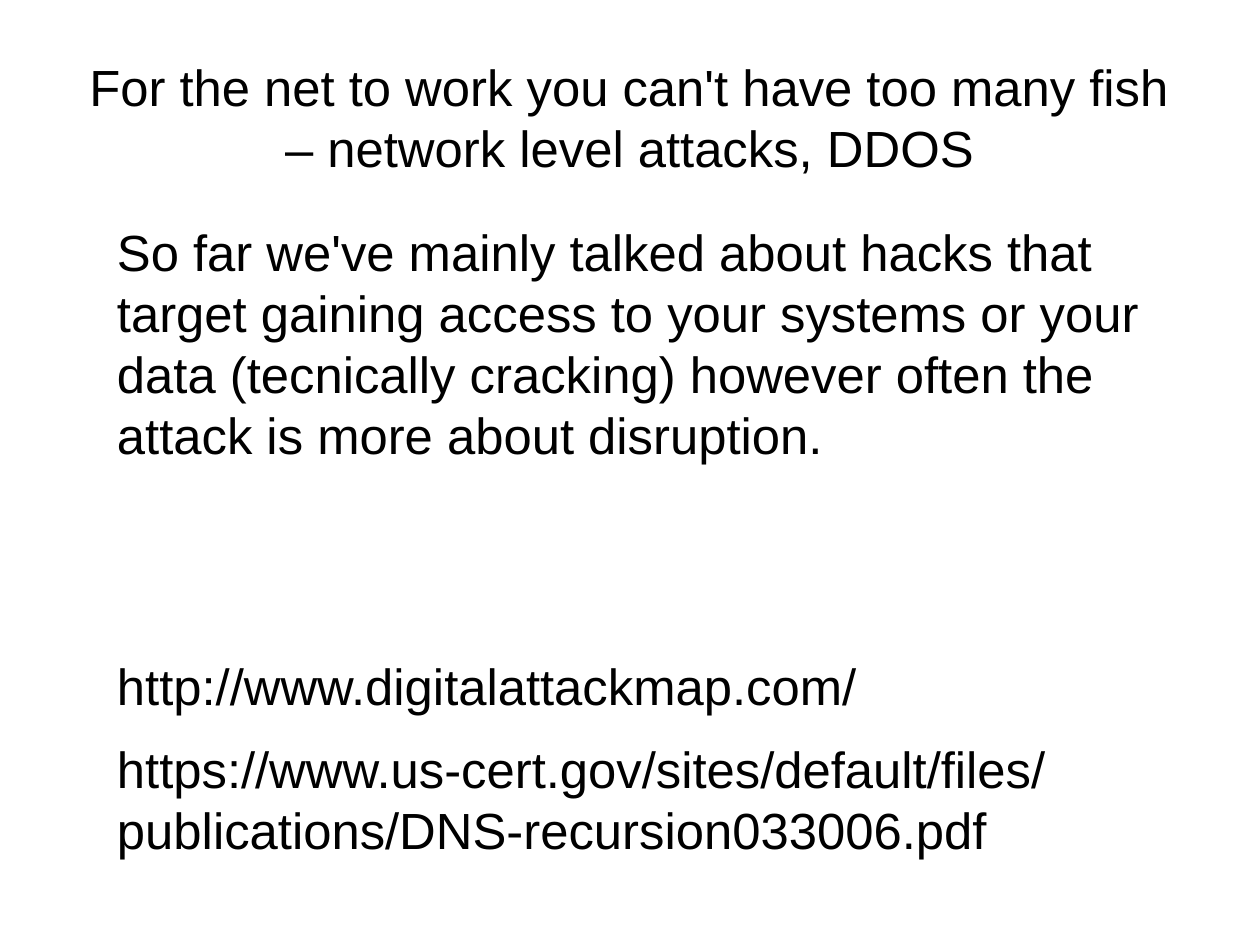
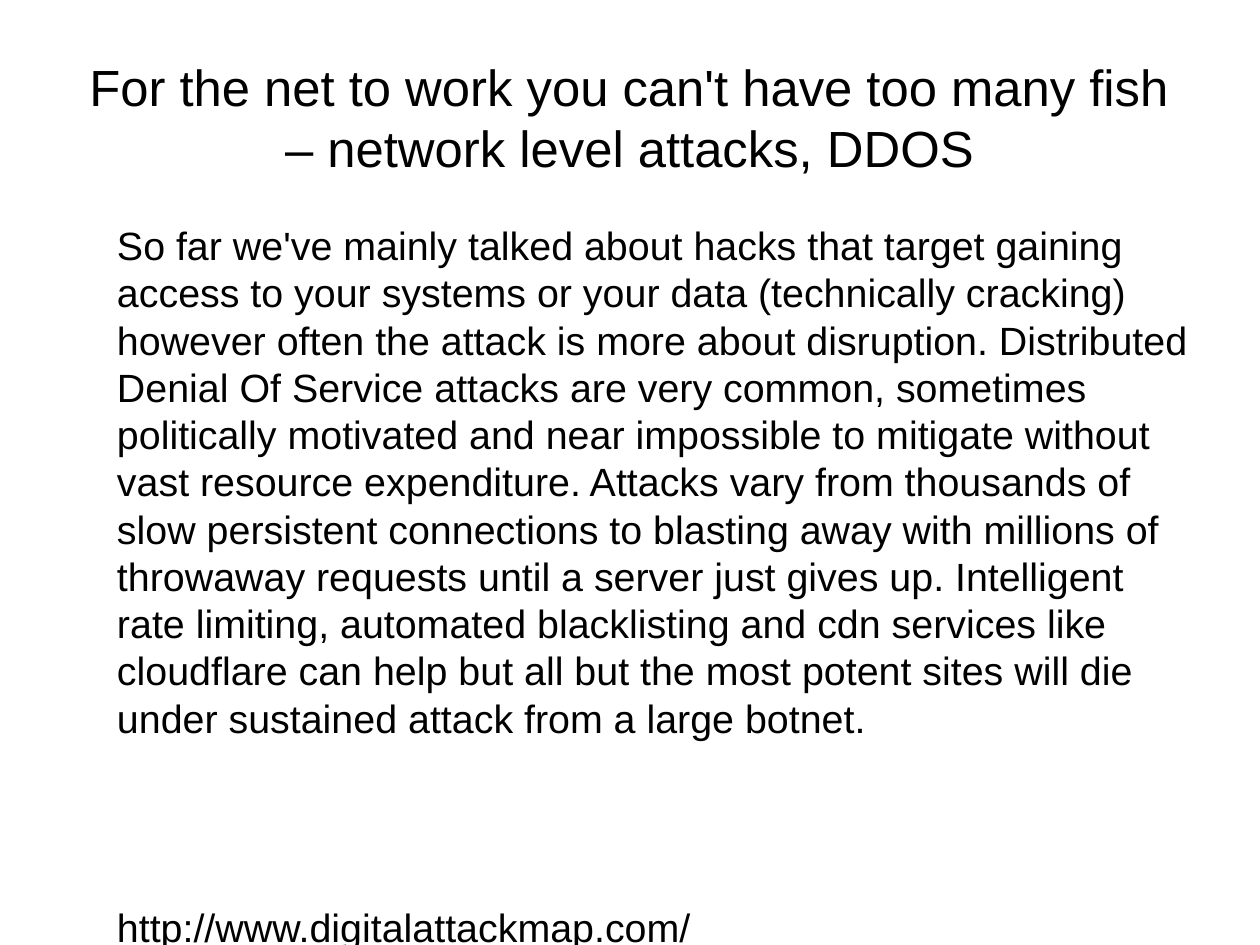
Before and after one commit to Whimsical-Doodles/presentations, a slide deck: slide 8 of scurty_script.odp (slide 7 before the commit). Drawn at 1260x945 pixels with LibreOffice and Linux fonts; fonts in the diff are those of the drawing. Boxes give left, top, right and bottom in pixels: in the first picture for what was removed or moved away, otherwise in the second. Text is boxed around its words. In the diff, an @@ line names an element or a change of style, - is before the commit and + after.

```diff
--- a/scurty_script.odp
+++ b/scurty_script.odp
@@ text "So far we've mainly talked ..." at [117,231,1187,740]: size 32 to 24.8 pt in "http://www.digitalattackmap.com/", "https://www.us-cert.gov/sites/default/files/publications/DNS ..." @@
@@ text at [117,231,1187,740]: text changed; size 32 to 24.8 pt @@
-So far we've mainly talked about hacks that target gaining access to your systems or your data (tecnically cracking) however often the attack is more about disruption.
+So far we've mainly talked about hacks that target gaining access to your systems or your data (technically cracking) however often the attack is more about disruption. Distributed Denial Of Service attacks are very common, sometimes politically motivated and near impossible to mitigate without vast resource expenditure. Attacks vary from thousands of slow persistent connections to blasting away with millions of throwaway requests until a server just gives up. Intelligent rate limiting, automated blacklisting and cdn services like cloudflare can help but all but the most potent sites will die under sustained attack from a large botnet.
```
Also in this commit, not shown: 3 other slides changed, 2 slides added, 9 other files.
